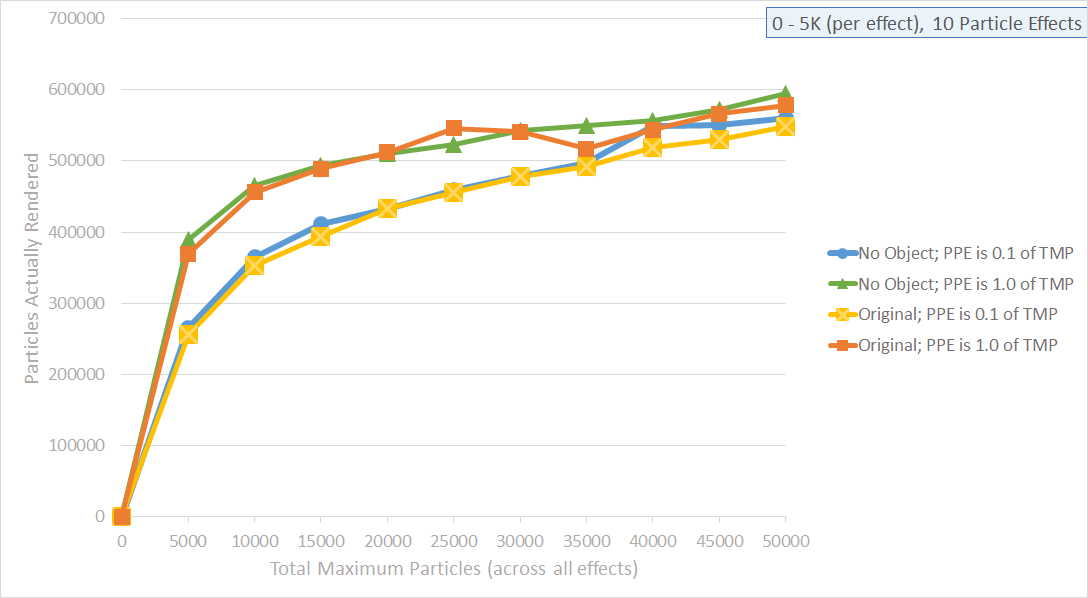
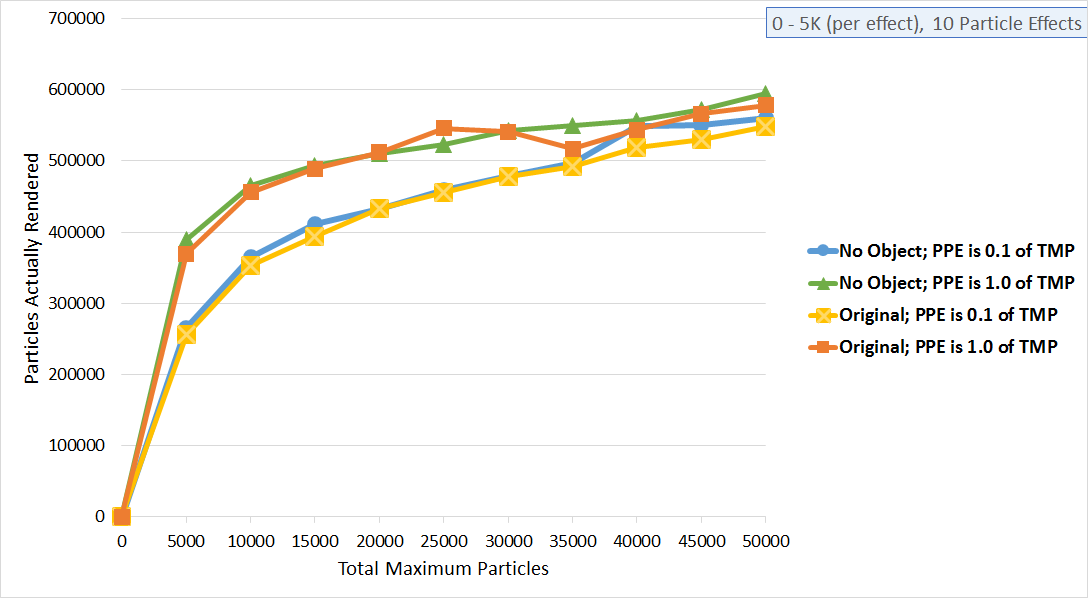
The second 1088 x 598 image is a revision of the first. Changes to its layers:
added layer "Layer 3" above "Layer 2" over [23, 12, 1075, 579]
